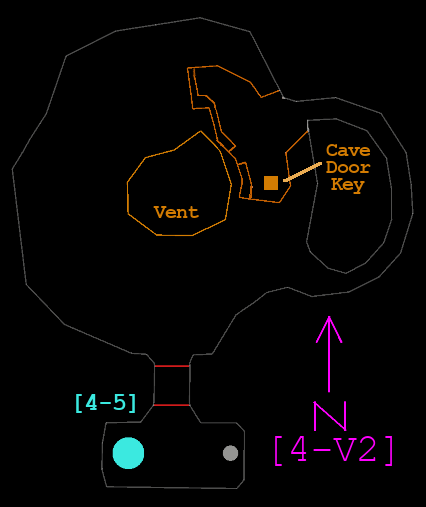
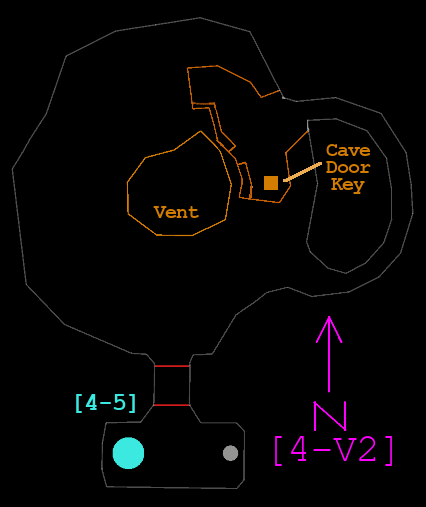
Comparing the layer stacks of the two (426, 507) images. Changes:
painted on "Pasted Layer" over [191, 68, 216, 104]
painted on "base" over [191, 101, 215, 105]
